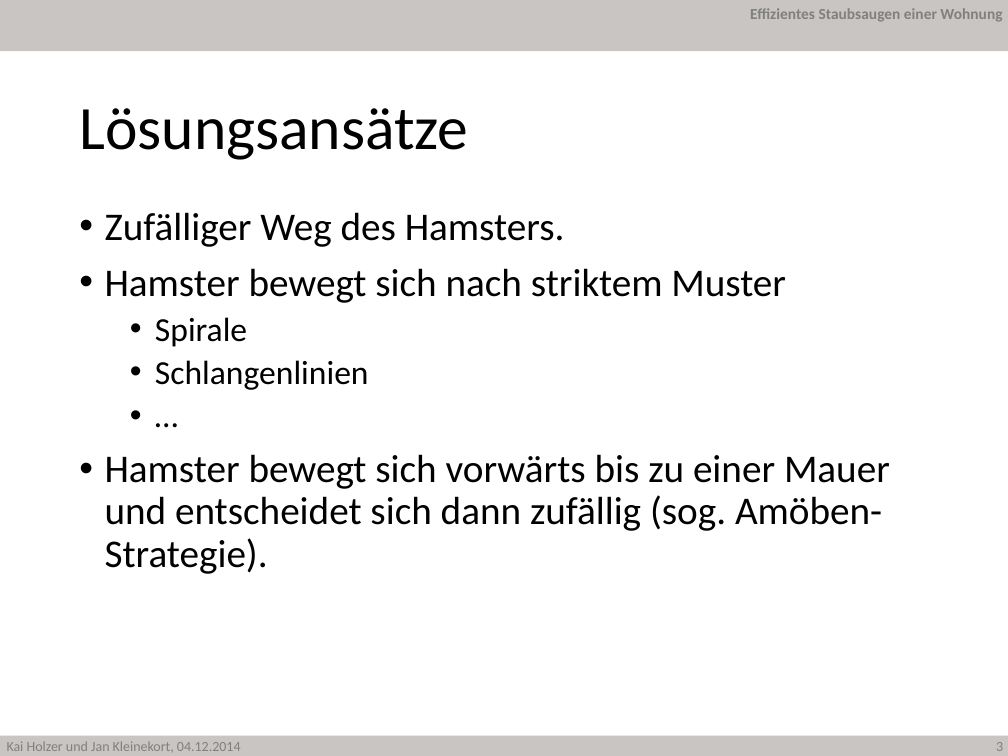
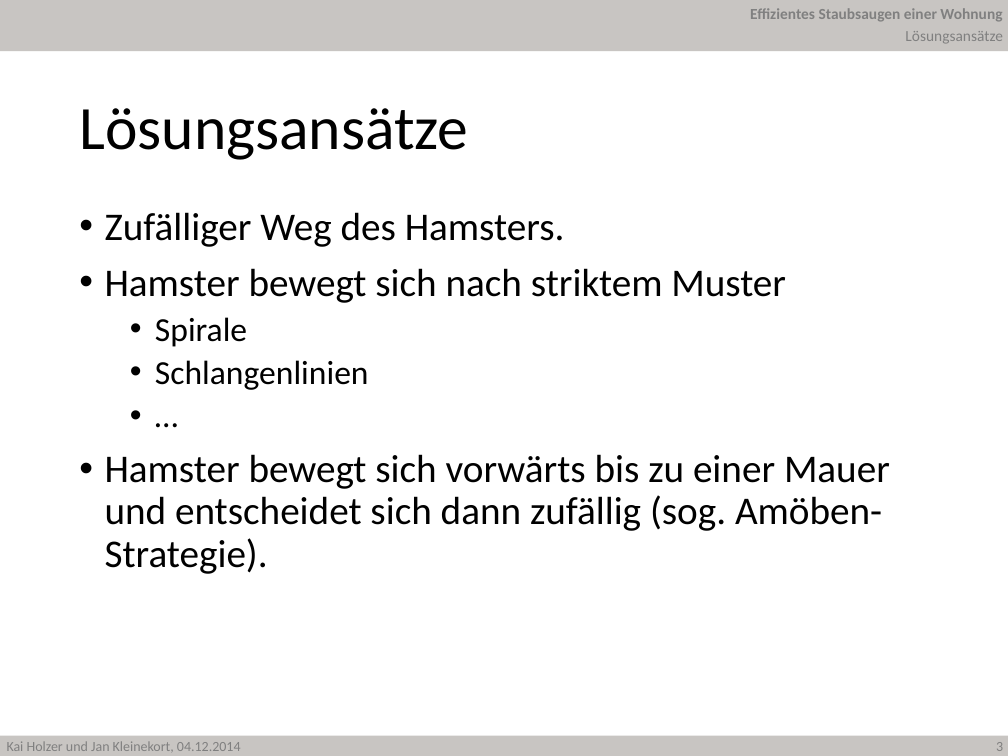
Before and after one commit to JanKl/Hamster, a slide deck: slide 3 of Präsentation/Hamster Holzer Kleinekort.pptx. Drawn at 1008x756 pixels with LibreOffice and Linux fonts; fonts in the diff are those of the drawing; background and template pictures are left out. Boxes give left, top, right and bottom in pixels: in the first picture for what was removed or moved away, otherwise in the second. Text is boxed around its words. In the diff, an @@ line names an element or a change of style, - is before the commit and + after.

```diff
--- a/Präsentation/Hamster Holzer Kleinekort.pptx
+++ b/Präsentation/Hamster Holzer Kleinekort.pptx
@@ text added at bbox=[905, 31, 1003, 44], 11 pt, text #808080 @@
+Lösungsansätze
```
Also in this commit, not shown: 7 other slides changed, 1 other file.
